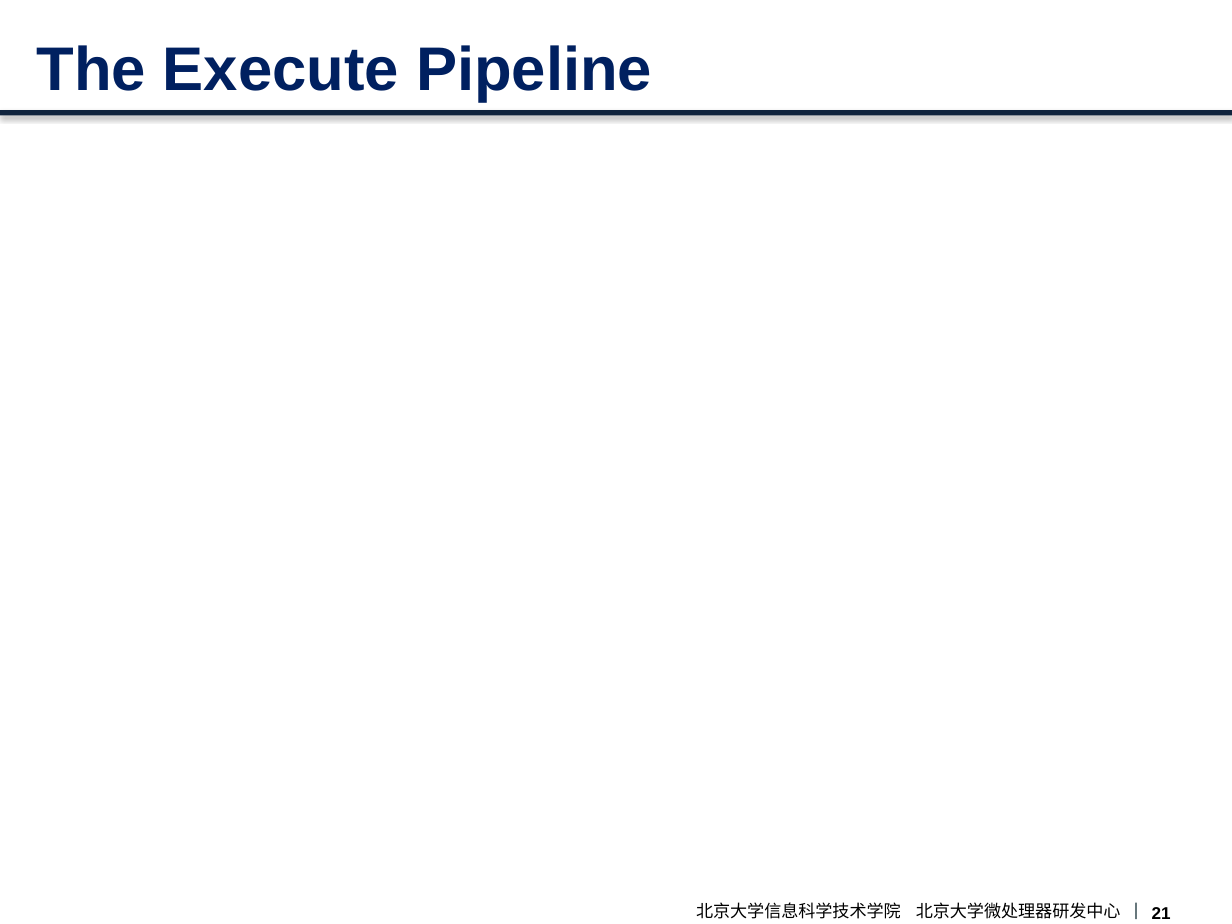
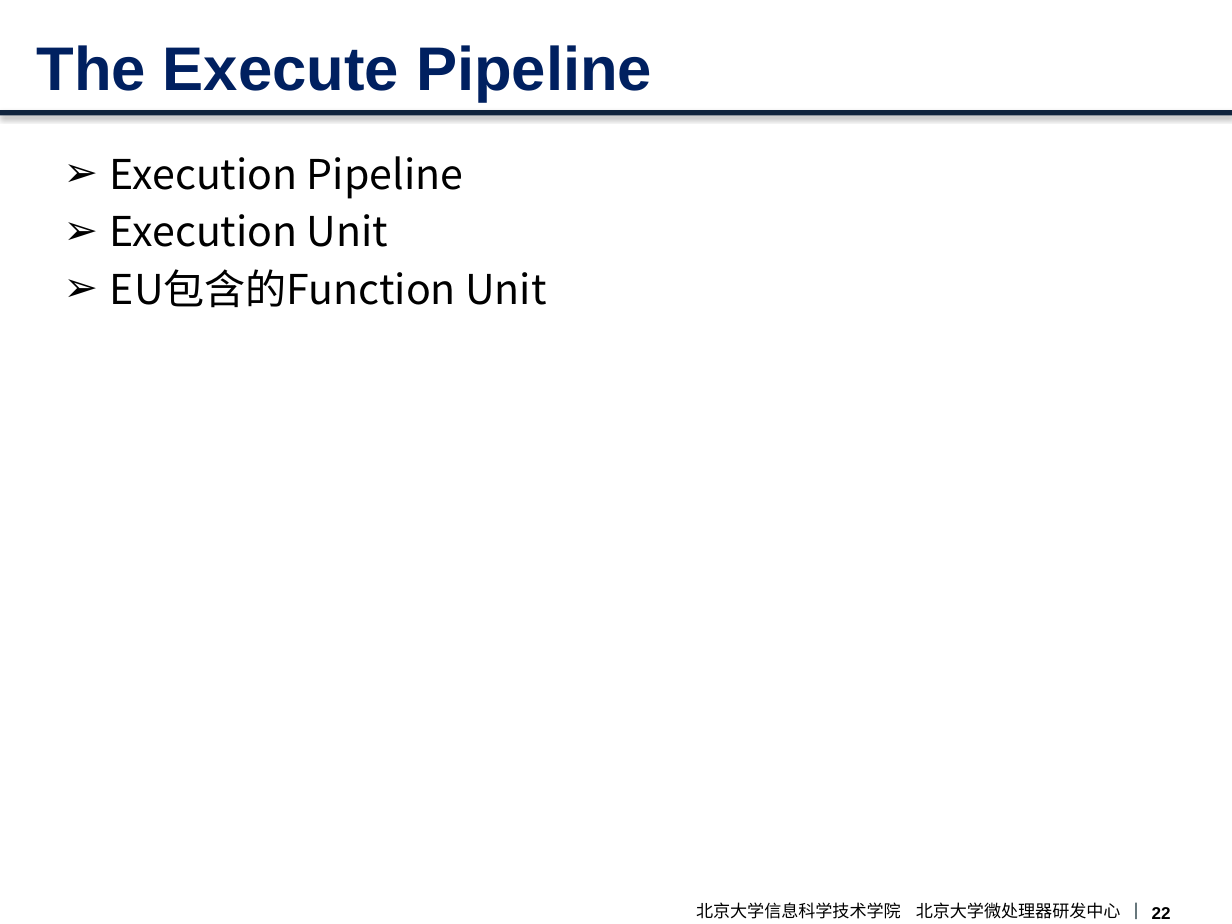
Before and after one commit to CodeATA/Docs, a slide deck: slide 23 of boom overview.pptx (slide 22 before the commit). Drawn at 1232x924 pixels with LibreOffice and Linux fonts; fonts in the diff are those of the drawing; background and template pictures are left out. Boxes give left, top, right and bottom in pixels: in the first picture for what was removed or moved away, otherwise in the second. Text is boxed around its words. In the diff, an @@ line names an element or a change of style, - is before the commit and + after.

```diff
--- a/boom overview.pptx
+++ b/boom overview.pptx
@@ text added at bbox=[110, 156, 546, 308], 24 pt, text #000000 @@
+➢ Execution Pipeline
+➢ Execution Unit
+➢ EU包含的Function Unit
@@ page number at bbox=[1152, 907, 1171, 919]: text changed @@
-21
+22
```
Also in this commit, not shown: 2 other slides changed, 2 slides added, 1 slide removed, 1 other file.
